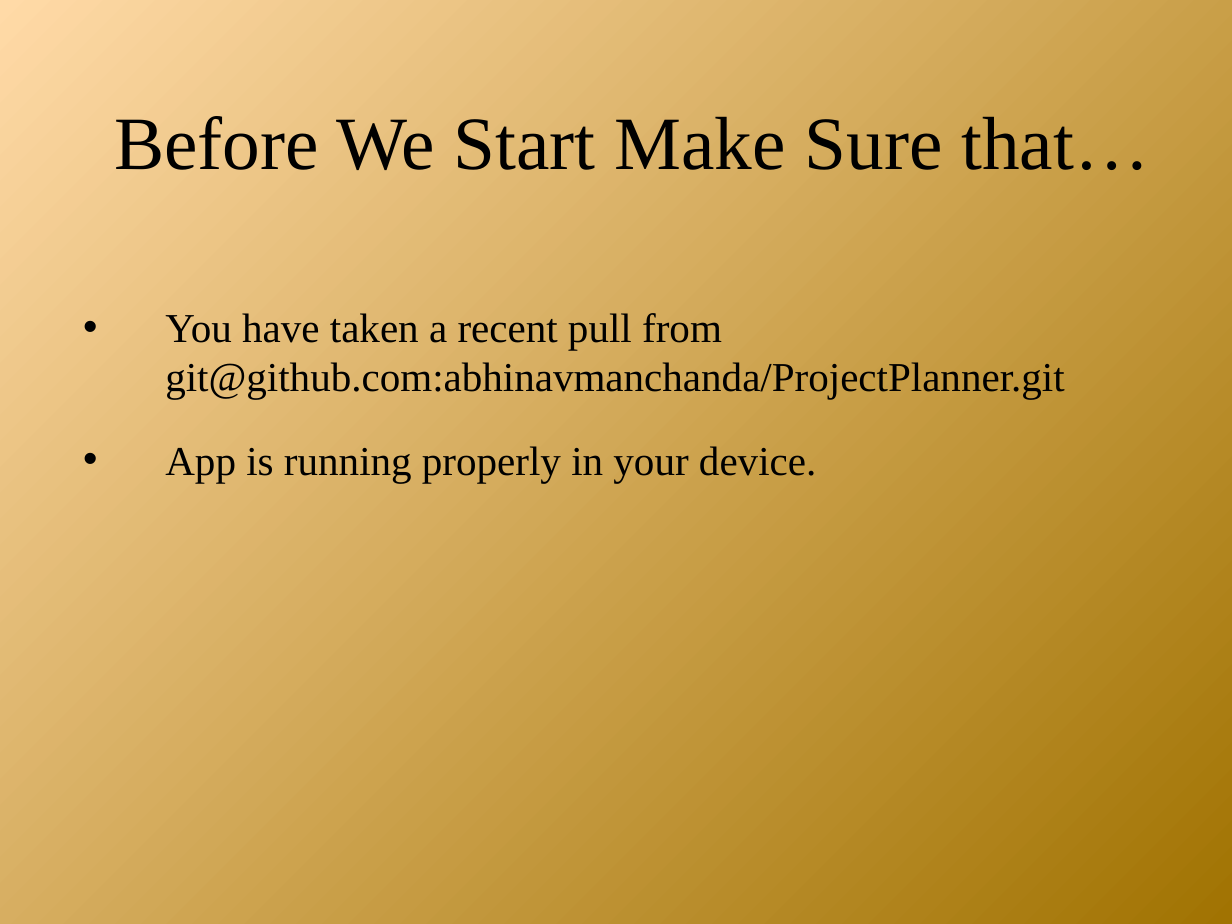
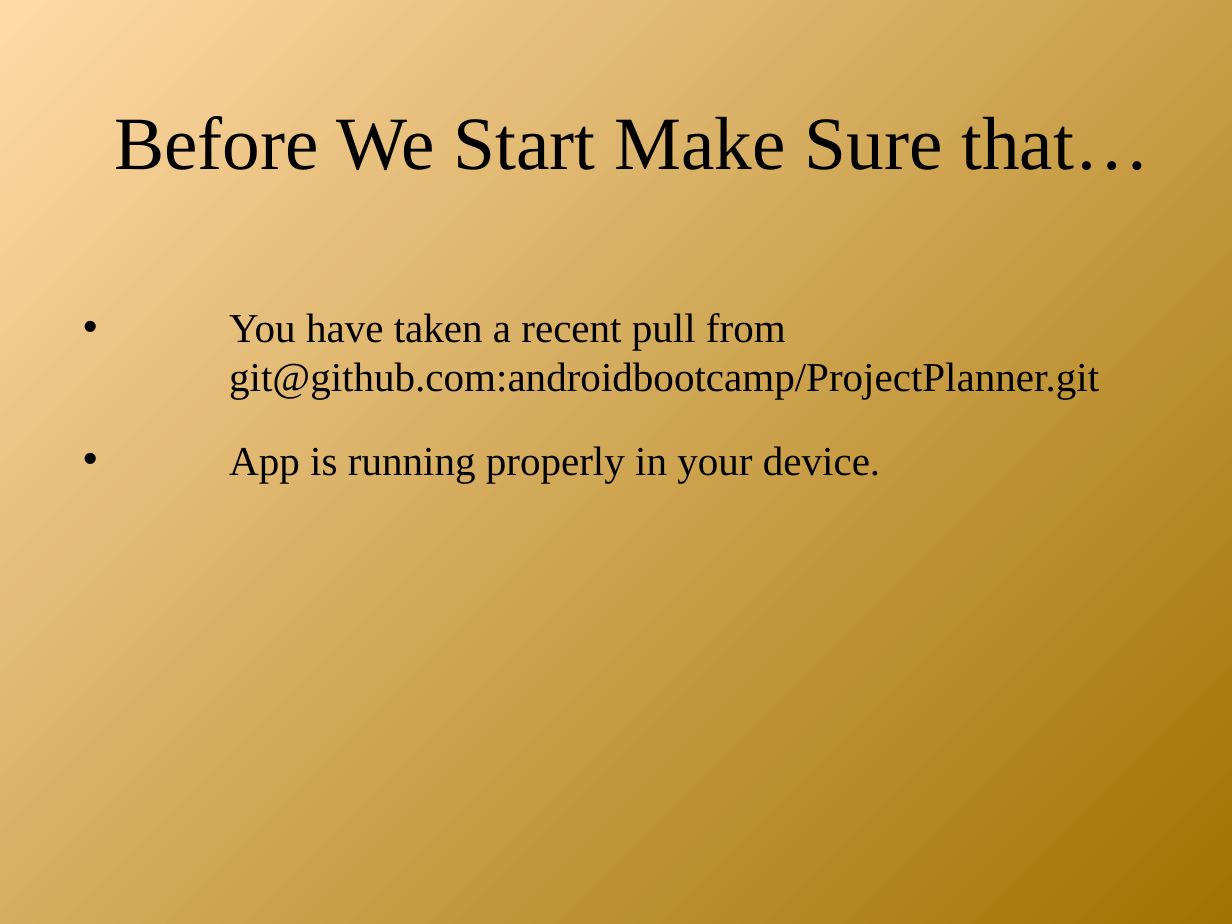
Before and after one commit to androidbootcamp/Course-Material, a slide deck: slide 1 of Day2/day_2.pptx. Drawn at 1232x924 pixels with LibreOffice and Linux fonts; fonts in the diff are those of the drawing; background and template pictures are left out. Boxes give left, top, right and bottom in pixels: in the first picture for what was removed or moved away, otherwise in the second. Text is boxed around its words. In the diff, an @@ line names an element or a change of style, - is before the commit and + after.

Commit message:
Abhinav: Updating presentations for day 1 and 2, adding (incomplete) instructions for day 4.

```diff
--- a/Day2/day_2.pptx
+++ b/Day2/day_2.pptx
@@ text at bbox=[229, 313, 1099, 399]: text changed @@
-• You have taken a recent pull from git@github.com:abhinavmanchanda/ProjectPlanner.git
+• You have taken a recent pull from git@github.com:androidbootcamp/ProjectPlanner.git
@@ text at bbox=[229, 446, 880, 483]: indent changed @@
```
Also in this commit, not shown: 8 other slides changed, 2 other files.
